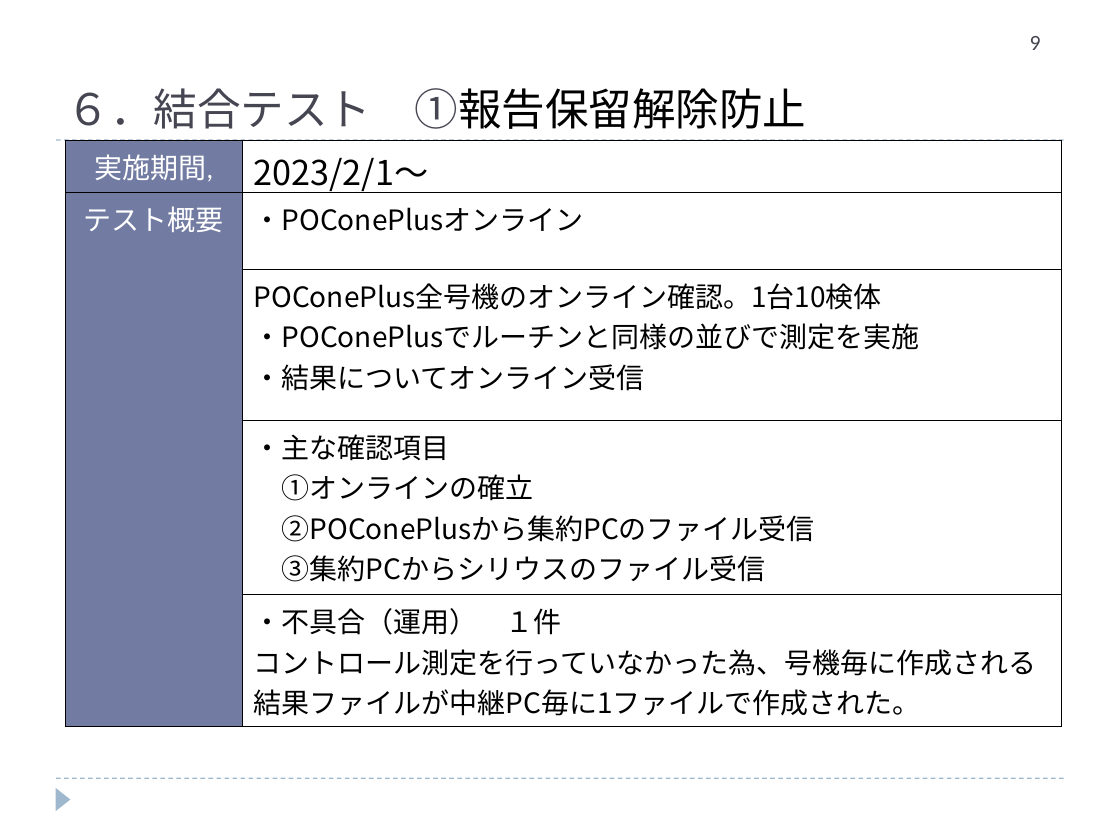
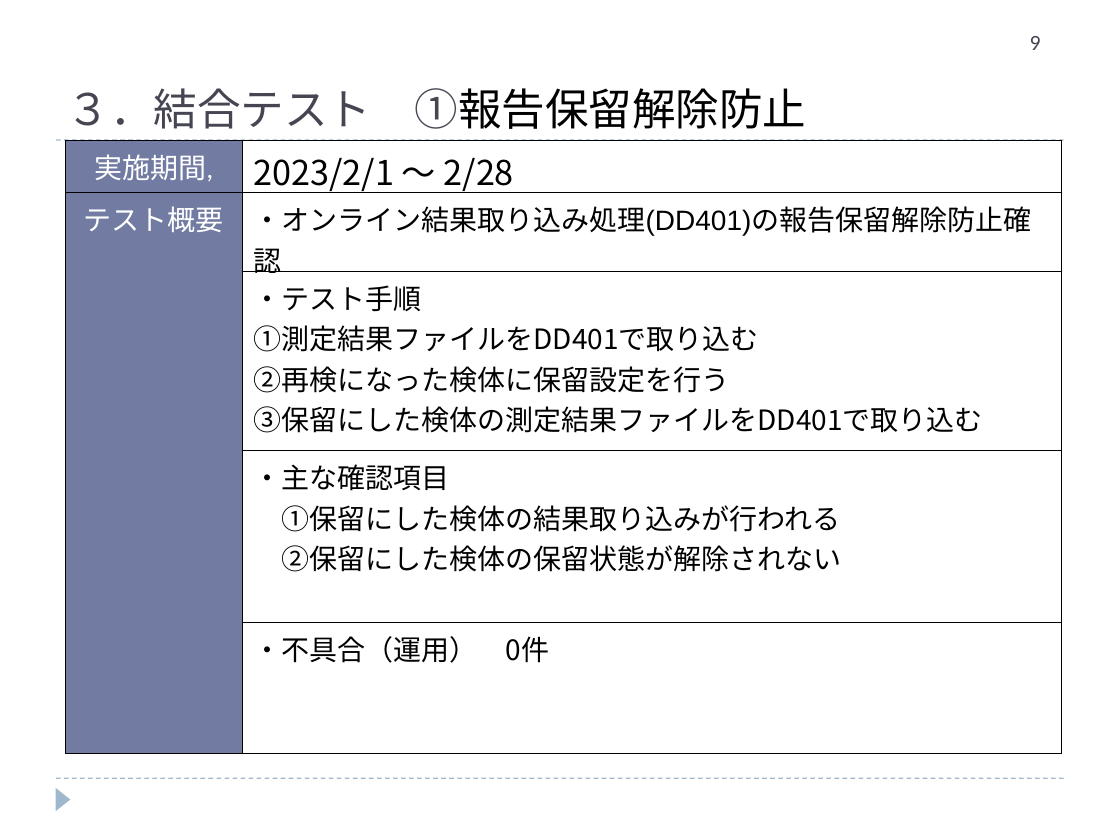
Before and after one commit to hanyutatsuya/Chemistory, a slide deck: slide 9 of 次期システム対応/レビュー/ケミストリー次期先行対応.ppt. Drawn at 1120x840 pixels with LibreOffice and Linux fonts; fonts in the diff are those of the drawing. Boxes give left, top, right and bottom in pixels: in the first picture for what was removed or moved away, otherwise in the second. Text is boxed around its words. In the diff, an @@ line names an element or a change of style, - is before the commit and + after.

```diff
--- a/次期システム対応/レビュー/ケミストリー次期先行対応.ppt
+++ b/次期システム対応/レビュー/ケミストリー次期先行対応.ppt
@@ text at [67,88,807,129]: text changed @@
-６．結合テスト ①報告保留解除防止
+３．結合テスト ①報告保留解除防止
@@ table at [65,140,1061,755] @@
-row 1, column 2: 2023/2/1～
+row 1, column 2: 2023/2/1 ～ 2/28
-row 2, column 2: ・POConePlusオンライン
+row 2, column 2: ・オンライン結果取り込み処理(DD401)の報告保留解除防止確認
-row 3, column 2: POConePlus全号機のオンライン確認。1台10検体 / ・POConePlusでルーチンと同様の並びで測定を実施 / ・結果についてオンライン受信
+row 3, column 2: ・テスト手順 / ①測定結果ファイルをDD401で取り込む / ②再検になった検体に保留設定を行う / ③保留にした検体の測定結果ファイルをDD401で取り込む
-row 4, column 2: ・主な確認項目 / ①オンラインの確立 / ②POConePlusから集約PCのファイル受信 / ③集約PCからシリウスのファイル受信
+row 4, column 2: ・主な確認項目 / ①保留にした検体の結果取り込みが行われる / ②保留にした検体の保留状態が解除されない
-row 5, column 2: ・不具合（運用） １件 / コントロール測定を行っていなかった為、号機毎に作成される結果ファイルが中継PC毎に1ファイルで作成された。
+row 5, column 2: ・不具合（運用） 0件
```
Also in this commit, not shown: 7 other slides changed.
